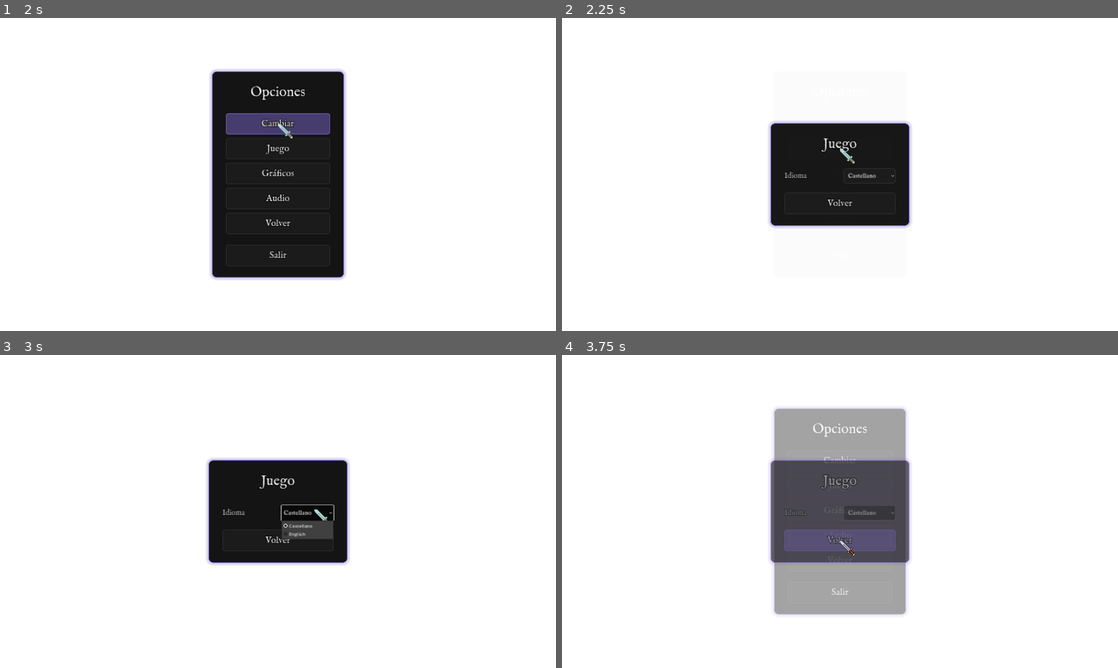
Above: before the commit, frames 1-4 (two rows, left to right).
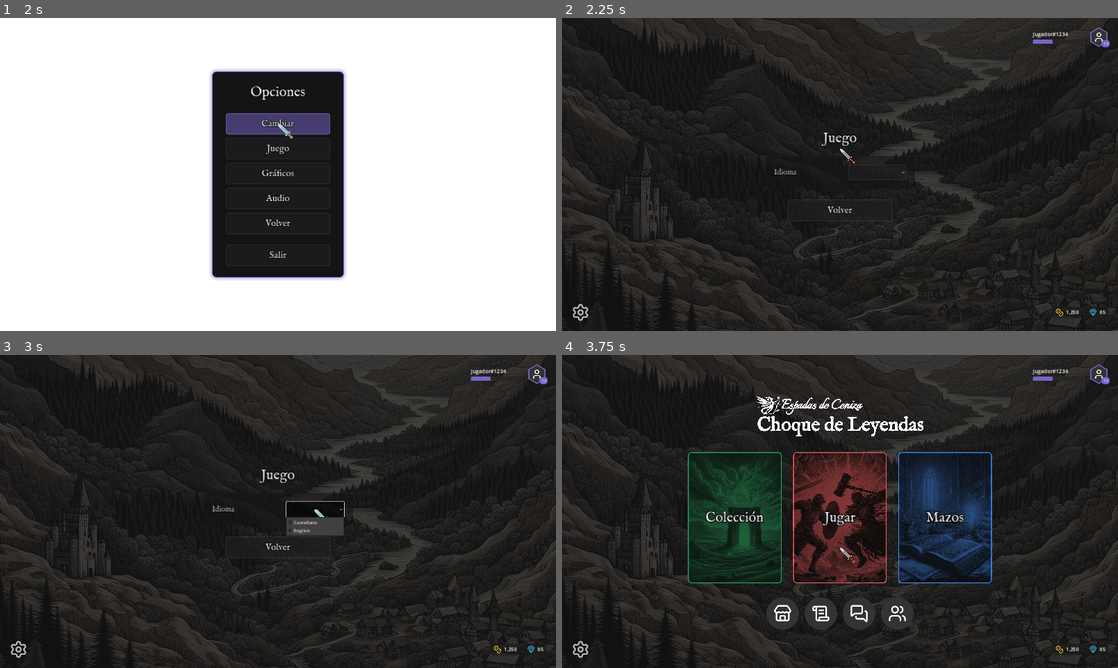
Above: after the commit, the same moments.

Repository: Bildurre/choque_de_leyendas_vg
Game: Godot game, scene res://screens/main_menu/main_menu_desktop.tscn
Same seed, same stepped clock (60 frames per second), same inputs: the game is played once before the commit and once after it.
Inputs (mouse positions are in pixels of both pictures, inside the frame that each line leads up to):
- Up to frame 1 (2 s): click (16, 312) at 0.5 s; click "Cambiar" at 1.25 s
- Up to frame 2 (2.25 s): click "Juego" at 2 s
- Up to frame 3 (3 s): click (316, 508) at 2.77 s
- Up to frame 4 (3.75 s): click "Volver" at 3.5 s

Frame 1 is identical in both runs. In frame 2, 93% of the frame differs, in the area x 0-100%, y 0-100%; in frame 3, 93%; in frame 4, 99%.

Commit message:
Replace game settings modal with full screen scene
- New screens/settings/ with game_settings_desktop.tscn replicating
  the main menu template (top bar, bottom bar, background)
- Middle section: table-style options (Idioma → Castellano/English)
- SettingsModal "Juego" now does change_scene_to_file instead of subpage
- BackButton / ESC / gear icon returns to main menu
- Deleted old modal-style game_settings_page.gd

https://claude.ai/code/session_0176j4sJi8nNgewyZfevnuDY

Diff:
--- /dev/null
+++ b/screens/settings/game_settings.gd
@@ -0,0 +1,70 @@
+## Pantalla de opciones de Juego.
+## Muestra opciones de configuracion del juego en formato tabla.
+extends Control
+
+const MAIN_MENU_SCENE := "res://screens/main_menu/main_menu_desktop.tscn"
+
+
+func _ready() -> void:
+	%BackButton.pressed.connect(_on_back_pressed)
+	%LanguageSelector.item_selected.connect(_on_language_changed)
+	%SettingsButton.pressed.connect(_on_back_pressed)
+
+	_style_option_button(%LanguageSelector)
+	_style_options_panel()
+
+
+func _unhandled_input(event: InputEvent) -> void:
+	if event.is_action_pressed("ui_cancel"):
+		_on_back_pressed()
+		get_viewport().set_input_as_handled()
+
+
+func _on_back_pressed() -> void:
+	get_tree().change_scene_to_file(MAIN_MENU_SCENE)
+
+
+func _on_language_changed(index: int) -> void:
+	match index:
+		0:
+			TranslationServer.set_locale("es")
+		1:
+			TranslationServer.set_locale("en")
+
+
+func _style_options_panel() -> void:
+	var panel := get_node("Layout/MiddleSection/ContentColumn/OptionsPanel") as PanelContainer
+	var style := StyleBoxFlat.new()
+	style.bg_color = Color(0.08, 0.08, 0.08, 0.6)
+	style.set_corner_radius_all(12)
+	style.border_color = Color(GameColors.COLOR_PURPLE, 0.3)
+	style.set_border_width_all(1)
+	style.content_margin_left = 32.0
+	style.content_margin_right = 32.0
+	style.content_margin_top = 20.0
+	style.content_margin_bottom = 20.0
+	panel.add_theme_stylebox_override("panel", style)
+
+
+func _style_option_button(btn: OptionButton) -> void:
+	var normal := StyleBoxFlat.new()
+	normal.bg_color = Color(0.12, 0.12, 0.12, 0.7)
+	normal.set_corner_radius_all(8)
+	normal.border_color = Color(0.3, 0.3, 0.3, 0.4)
+	normal.set_border_width_all(2)
+	normal.content_margin_left = 16.0
+	normal.content_margin_right = 16.0
+	normal.content_margin_top = 10.0
+	normal.content_margin_bottom = 10.0
+	btn.add_theme_stylebox_override("normal", normal)
+
+	var hover := StyleBoxFlat.new()
+	hover.bg_color = Color(0.478, 0.392, 0.784, 0.3)
+	hover.set_corner_radius_all(8)
+	hover.border_color = Color(0.478, 0.392, 0.784, 0.6)
+	hover.set_border_width_all(2)
+	hover.content_margin_left = 16.0
+	hover.content_margin_right = 16.0
+	hover.content_margin_top = 10.0
+	hover.content_margin_bottom = 10.0
+	btn.add_theme_stylebox_override("hover", hover)
--- /dev/null
+++ b/screens/settings/game_settings_desktop.tscn
@@ -0,0 +1,329 @@
+[gd_scene load_steps=17 format=3]
+
+[ext_resource type="Script" path="res://screens/settings/game_settings.gd" id="1_gs"]
+[ext_resource type="Script" path="res://ui/components/buttons/menu_option_button.gd" id="2_mob"]
+[ext_resource type="Script" path="res://ui/components/buttons/settings_button.gd" id="3_sb"]
+[ext_resource type="Texture2D" path="res://assets/icons/placeholder/settings.svg" id="8_settings"]
+[ext_resource type="Texture2D" path="res://assets/backgrounds/home.jpeg" id="9_bg"]
+[ext_resource type="Script" path="res://ui/components/top_bar/hex_profile_button.gd" id="10_hex"]
+[ext_resource type="Texture2D" path="res://assets/icons/placeholder/user.svg" id="11_user"]
+[ext_resource type="Texture2D" path="res://assets/icons/placeholder/coins.svg" id="12_coins"]
+[ext_resource type="Texture2D" path="res://assets/icons/placeholder/gem.svg" id="13_gem"]
+[ext_resource type="FontFile" path="res://assets/fonts/imfellenglish/IMFellEnglish-Regular.ttf" id="14_font"]
+
+[sub_resource type="StyleBoxFlat" id="StyleBoxFlat_currbox"]
+bg_color = Color(0.1, 0.1, 0.1, 0.6)
+corner_radius_top_left = 8
+corner_radius_top_right = 8
+corner_radius_bottom_right = 8
+corner_radius_bottom_left = 8
+content_margin_left = 12.0
+content_margin_top = 6.0
+content_margin_right = 12.0
+content_margin_bottom = 6.0
+
+[sub_resource type="StyleBoxFlat" id="StyleBoxFlat_xpfill"]
+bg_color = Color(0.478, 0.392, 0.784, 1)
+corner_radius_top_left = 4
+corner_radius_top_right = 4
+corner_radius_bottom_right = 4
+corner_radius_bottom_left = 4
+
+[sub_resource type="StyleBoxFlat" id="StyleBoxFlat_xpbg"]
+bg_color = Color(0.15, 0.15, 0.15, 1)
+corner_radius_top_left = 4
+corner_radius_top_right = 4
+corner_radius_bottom_right = 4
+corner_radius_bottom_left = 4
+
+[sub_resource type="StyleBoxFlat" id="StyleBoxFlat_topbar"]
+bg_color = Color(0.0, 0.0, 0.0, 0.0)
+content_margin_left = 32.0
+content_margin_top = 32.0
+content_margin_right = 32.0
+content_margin_bottom = 8.0
+
+[sub_resource type="StyleBoxFlat" id="StyleBoxFlat_bottombar"]
+bg_color = Color(0.0, 0.0, 0.0, 0.0)
+content_margin_left = 32.0
+content_margin_top = 8.0
+content_margin_right = 32.0
+content_margin_bottom = 32.0
+
+[sub_resource type="StyleBoxFlat" id="StyleBoxFlat_lvlbadge"]
+bg_color = Color(0.478, 0.392, 0.784, 1)
+corner_radius_top_left = 14
+corner_radius_top_right = 14
+corner_radius_bottom_right = 14
+corner_radius_bottom_left = 14
+content_margin_left = 5.0
+content_margin_top = 2.0
+content_margin_right = 5.0
+content_margin_bottom = 2.0
+
+[node name="GameSettings" type="Control"]
+layout_mode = 3
+anchors_preset = 15
+anchor_right = 1.0
+anchor_bottom = 1.0
+grow_horizontal = 2
+grow_vertical = 2
+script = ExtResource("1_gs")
+
+[node name="Background" type="ColorRect" parent="."]
+layout_mode = 1
+anchors_preset = 15
+anchor_right = 1.0
+anchor_bottom = 1.0
+grow_horizontal = 2
+grow_vertical = 2
+color = Color(0.102, 0.102, 0.102, 1)
+
+[node name="BackgroundImage" type="TextureRect" parent="."]
+layout_mode = 1
+anchors_preset = 15
+anchor_right = 1.0
+anchor_bottom = 1.0
+grow_horizontal = 2
+grow_vertical = 2
+texture = ExtResource("9_bg")
+expand_mode = 1
+stretch_mode = 6
+modulate = Color(0.55, 0.55, 0.55, 0.35)
+
+[node name="Layout" type="VBoxContainer" parent="."]
+layout_mode = 1
+anchors_preset = 15
+anchor_right = 1.0
+anchor_bottom = 1.0
+grow_horizontal = 2
+grow_vertical = 2
+
+[node name="TopSection" type="PanelContainer" parent="Layout"]
+layout_mode = 2
+theme_override_styles/panel = SubResource("StyleBoxFlat_topbar")
+
+[node name="TopBar" type="HBoxContainer" parent="Layout/TopSection"]
+layout_mode = 2
+
+[node name="Spacer" type="Control" parent="Layout/TopSection/TopBar"]
+layout_mode = 2
+size_flags_horizontal = 3
+
+[node name="ProfileArea" type="HBoxContainer" parent="Layout/TopSection/TopBar"]
+layout_mode = 2
+size_flags_vertical = 4
+theme_override_constants/separation = 14
+
+[node name="UserInfo" type="VBoxContainer" parent="Layout/TopSection/TopBar/ProfileArea"]
+layout_mode = 2
+size_flags_vertical = 4
+theme_override_constants/separation = 4
+
+[node name="Username" type="Label" parent="Layout/TopSection/TopBar/ProfileArea/UserInfo"]
+layout_mode = 2
+theme_override_font_sizes/font_size = 18
+text = "Jugador#1234"
+
+[node name="XPBar" type="ProgressBar" parent="Layout/TopSection/TopBar/ProfileArea/UserInfo"]
+layout_mode = 2
+custom_minimum_size = Vector2(180, 14)
+max_value = 120.0
+value = 46.0
+show_percentage = false
+tooltip_text = "46 / 120 XP"
+theme_override_styles/fill = SubResource("StyleBoxFlat_xpfill")
+theme_override_styles/background = SubResource("StyleBoxFlat_xpbg")
+
+[node name="ProfileButton" type="Control" parent="Layout/TopSection/TopBar/ProfileArea"]
+layout_mode = 2
+custom_minimum_size = Vector2(68, 68)
+size_flags_vertical = 4
+script = ExtResource("10_hex")
+
+[node name="UserIcon" type="TextureRect" parent="Layout/TopSection/TopBar/ProfileArea/ProfileButton"]
+layout_mode = 1
+anchors_preset = 15
+anchor_right = 1.0
+anchor_bottom = 1.0
+offset_left = 15.0
+offset_top = 15.0
+offset_right = -15.0
+offset_bottom = -15.0
+grow_horizontal = 2
+grow_vertical = 2
+texture = ExtResource("11_user")
+expand_mode = 1
+stretch_mode = 5
+mouse_filter = 2
+
+[node name="LevelBadge" type="PanelContainer" parent="Layout/TopSection/TopBar/ProfileArea/ProfileButton"]
+layout_mode = 1
+anchors_preset = 0
+offset_left = 42.0
+offset_top = 44.0
+offset_right = 72.0
+offset_bottom = 68.0
+mouse_filter = 2
+theme_override_styles/panel = SubResource("StyleBoxFlat_lvlbadge")
+
+[node name="LevelLabel" type="Label" parent="Layout/TopSection/TopBar/ProfileArea/ProfileButton/LevelBadge"]
+layout_mode = 2
+theme_override_font_sizes/font_size = 12
+text = "12"
+horizontal_alignment = 1
+vertical_alignment = 1
+
+[node name="MiddleSection" type="MarginContainer" parent="Layout"]
+layout_mode = 2
+size_flags_vertical = 3
+theme_override_constants/margin_left = 64
+theme_override_constants/margin_top = 24
+theme_override_constants/margin_right = 64
+theme_override_constants/margin_bottom = 24
+
+[node name="ContentColumn" type="VBoxContainer" parent="Layout/MiddleSection"]
+layout_mode = 2
+alignment = 1
+
+[node name="Title" type="Label" parent="Layout/MiddleSection/ContentColumn"]
+layout_mode = 2
+theme_override_fonts/font = ExtResource("14_font")
+theme_override_font_sizes/font_size = 48
+theme_override_colors/font_color = Color(0.98, 0.98, 0.98, 1)
+theme_override_colors/font_outline_color = Color(0, 0, 0, 1)
+theme_override_constants/outline_size = 10
+text = "Juego"
+horizontal_alignment = 1
+
+[node name="TitleSpacer" type="Control" parent="Layout/MiddleSection/ContentColumn"]
+layout_mode = 2
+custom_minimum_size = Vector2(0, 20)
+
+[node name="OptionsPanel" type="PanelContainer" parent="Layout/MiddleSection/ContentColumn"]
+layout_mode = 2
+size_flags_horizontal = 4
+custom_minimum_size = Vector2(520, 0)
+
+[node name="OptionsVBox" type="VBoxContainer" parent="Layout/MiddleSection/ContentColumn/OptionsPanel"]
+layout_mode = 2
+theme_override_constants/separation = 0
+
+[node name="SectionSpacer" type="Control" parent="Layout/MiddleSection/ContentColumn/OptionsPanel/OptionsVBox"]
+layout_mode = 2
+custom_minimum_size = Vector2(0, 12)
+
+[node name="LanguageRow" type="HBoxContainer" parent="Layout/MiddleSection/ContentColumn/OptionsPanel/OptionsVBox"]
+layout_mode = 2
+
+[node name="LanguageLabel" type="Label" parent="Layout/MiddleSection/ContentColumn/OptionsPanel/OptionsVBox/LanguageRow"]
+layout_mode = 2
+size_flags_horizontal = 3
+theme_override_fonts/font = ExtResource("14_font")
+theme_override_font_sizes/font_size = 26
+theme_override_colors/font_color = Color(0.816, 0.816, 0.816, 1)
+theme_override_colors/font_outline_color = Color(0, 0, 0, 1)
+theme_override_constants/outline_size = 6
+text = "Idioma"
+vertical_alignment = 1
+
+[node name="LanguageSelector" type="OptionButton" parent="Layout/MiddleSection/ContentColumn/OptionsPanel/OptionsVBox/LanguageRow"]
+unique_name_in_owner = true
+layout_mode = 2
+size_flags_horizontal = 8
+custom_minimum_size = Vector2(200, 0)
+theme_override_fonts/font = ExtResource("14_font")
+theme_override_font_sizes/font_size = 22
+theme_override_colors/font_color = Color(0.98, 0.98, 0.98, 1)
+mouse_default_cursor_shape = 2
+item_count = 2
+popup/item_0/text = "Castellano"
+popup/item_0/id = 0
+popup/item_1/text = "English"
+popup/item_1/id = 1
+
+[node name="SectionEndSpacer" type="Control" parent="Layout/MiddleSection/ContentColumn/OptionsPanel/OptionsVBox"]
+layout_mode = 2
+custom_minimum_size = Vector2(0, 12)
+
+[node name="BackSpacer" type="Control" parent="Layout/MiddleSection/ContentColumn"]
+layout_mode = 2
+custom_minimum_size = Vector2(0, 28)
+
+[node name="BackButton" type="Button" parent="Layout/MiddleSection/ContentColumn"]
+unique_name_in_owner = true
+layout_mode = 2
+size_flags_horizontal = 4
+text = "Volver"
+script = ExtResource("2_mob")
+
+[node name="SettingsBar" type="PanelContainer" parent="Layout"]
+layout_mode = 2
+theme_override_styles/panel = SubResource("StyleBoxFlat_bottombar")
+
+[node name="Content" type="HBoxContainer" parent="Layout/SettingsBar"]
+layout_mode = 2
+alignment = 0
+
+[node name="SettingsButton" type="TextureButton" parent="Layout/SettingsBar/Content"]
+unique_name_in_owner = true
+layout_mode = 2
+tooltip_text = "MAIN_MENU_SETTINGS"
+texture_normal = ExtResource("8_settings")
+stretch_mode = 5
+script = ExtResource("3_sb")
+
+[node name="BottomSpacer" type="Control" parent="Layout/SettingsBar/Content"]
+layout_mode = 2
+size_flags_horizontal = 3
+
+[node name="Currencies" type="HBoxContainer" parent="Layout/SettingsBar/Content"]
+layout_mode = 2
+size_flags_vertical = 4
+theme_override_constants/separation = 12
+
+[node name="CoinBox" type="PanelContainer" parent="Layout/SettingsBar/Content/Currencies"]
+layout_mode = 2
+theme_override_styles/panel = SubResource("StyleBoxFlat_currbox")
+
+[node name="CoinsContainer" type="HBoxContainer" parent="Layout/SettingsBar/Content/Currencies/CoinBox"]
+layout_mode = 2
+theme_override_constants/separation = 8
+
+[node name="CoinIcon" type="TextureRect" parent="Layout/SettingsBar/Content/Currencies/CoinBox/CoinsContainer"]
+layout_mode = 2
+custom_minimum_size = Vector2(28, 28)
+size_flags_vertical = 4
+texture = ExtResource("12_coins")
+expand_mode = 1
+stretch_mode = 5
+modulate = Color(0.94, 0.76, 0.22, 1)
+
+[node name="CoinAmount" type="Label" parent="Layout/SettingsBar/Content/Currencies/CoinBox/CoinsContainer"]
+layout_mode = 2
+size_flags_vertical = 4
+theme_override_font_sizes/font_size = 17
+text = "1,250"
+
+[node name="GemBox" type="PanelContainer" parent="Layout/SettingsBar/Content/Currencies"]
+layout_mode = 2
+theme_override_styles/panel = SubResource("StyleBoxFlat_currbox")
+
+[node name="GemsContainer" type="HBoxContainer" parent="Layout/SettingsBar/Content/Currencies/GemBox"]
+layout_mode = 2
+theme_override_constants/separation = 8
+
+[node name="GemIcon" type="TextureRect" parent="Layout/SettingsBar/Content/Currencies/GemBox/GemsContainer"]
+layout_mode = 2
+custom_minimum_size = Vector2(28, 28)
+size_flags_vertical = 4
+texture = ExtResource("13_gem")
+expand_mode = 1
+stretch_mode = 5
+modulate = Color(0.224, 0.6, 0.804, 1)
+
+[node name="GemAmount" type="Label" parent="Layout/SettingsBar/Content/Currencies/GemBox/GemsContainer"]
+layout_mode = 2
+size_flags_vertical = 4
+theme_override_font_sizes/font_size = 17
+text = "85"
--- a/ui/components/modals/game_settings_page.gd
+++ /dev/null
@@ -1,231 +0,0 @@
-## Pagina de opciones de Juego.
-## Muestra opciones de configuracion del juego en formato tabla (clave-valor).
-## Se abre desde el SettingsModal al pulsar "Juego".
-class_name GameSettingsPage
-extends CanvasLayer
-
-const BLUR_SHADER_PATH := "res://ui/shaders/blur_overlay.gdshader"
-const FONT_PATH := "res://assets/fonts/imfellenglish/IMFellEnglish-Regular.ttf"
-const FADE_DURATION := 0.25
-
-signal closed
-
-var _backdrop: ColorRect
-var _panel: PanelContainer
-var _tween: Tween
-var _font: Font
-
-
-func _ready() -> void:
-	layer = 51
-	_font = load(FONT_PATH) as Font
-	_build_ui()
-	_fade_in()
-
-
-func _build_ui() -> void:
-	# --- Backdrop con blur ---
-	_backdrop = ColorRect.new()
-	_backdrop.set_anchors_preset(Control.PRESET_FULL_RECT)
-	_backdrop.mouse_filter = Control.MOUSE_FILTER_STOP
-
-	var shader := load(BLUR_SHADER_PATH) as Shader
-	if shader:
-		var mat := ShaderMaterial.new()
-		mat.shader = shader
-		mat.set_shader_parameter("blur_amount", 1.0)
-		mat.set_shader_parameter("overlay_color", Color(0.0, 0.0, 0.0, 0.7))
-		_backdrop.material = mat
-	else:
-		_backdrop.color = Color(0.0, 0.0, 0.0, 0.7)
-
-	_backdrop.gui_input.connect(_on_backdrop_input)
-	add_child(_backdrop)
-
-	# --- Contenedor centrado ---
-	var center := CenterContainer.new()
-	center.set_anchors_preset(Control.PRESET_FULL_RECT)
-	center.mouse_filter = Control.MOUSE_FILTER_IGNORE
-	_backdrop.add_child(center)
-
-	# --- Panel principal ---
-	_panel = PanelContainer.new()
-	_panel.mouse_filter = Control.MOUSE_FILTER_STOP
-	_panel.custom_minimum_size.x = 480.0
-	var panel_style := StyleBoxFlat.new()
-	panel_style.bg_color = Color(0.08, 0.08, 0.08, 1.0)
-	panel_style.set_corner_radius_all(16)
-	panel_style.border_color = GameColors.COLOR_PURPLE
-	panel_style.set_border_width_all(2)
-	panel_style.shadow_color = Color(GameColors.COLOR_PURPLE, 0.4)
-	panel_style.shadow_size = 12
-	panel_style.content_margin_left = 48.0
-	panel_style.content_margin_right = 48.0
-	panel_style.content_margin_top = 40.0
-	panel_style.content_margin_bottom = 40.0
-	_panel.add_theme_stylebox_override("panel", panel_style)
-	center.add_child(_panel)
-
-	# --- Columna principal ---
-	var vbox := VBoxContainer.new()
-	vbox.add_theme_constant_override("separation", 0)
-	_panel.add_child(vbox)
-
-	# --- Titulo ---
-	var title := Label.new()
-	title.text = "Juego"
-	title.horizontal_alignment = HORIZONTAL_ALIGNMENT_CENTER
-	if _font:
-		title.add_theme_font_override("font", _font)
-	title.add_theme_font_size_override("font_size", 48)
-	title.add_theme_color_override("font_color", GameColors.COLOR_TEXT_LIGHT)
-	title.add_theme_color_override("font_outline_color", Color.BLACK)
-	title.add_theme_constant_override("outline_size", 10)
-	vbox.add_child(title)
-
-	# Separador bajo titulo
-	var title_spacer := Control.new()
-	title_spacer.custom_minimum_size.y = 28.0
-	vbox.add_child(title_spacer)
-
-	# --- Seccion: General ---
-	_add_section(vbox)
-
-	# Opcion: Idioma
-	var lang_row := _create_option_row("Idioma", _create_language_selector())
-	vbox.add_child(lang_row)
-
-	# Espacio antes del boton volver
-	var bottom_spacer := Control.new()
-	bottom_spacer.custom_minimum_size.y = 32.0
-	vbox.add_child(bottom_spacer)
-
-	# --- Boton Volver ---
-	var back_btn := Button.new()
-	back_btn.text = "Volver"
-	back_btn.script = load("res://ui/components/buttons/menu_option_button.gd")
-	back_btn.pressed.connect(_close)
-	vbox.add_child(back_btn)
-
-
-func _add_section(parent: VBoxContainer) -> void:
-	# Linea separadora sutil entre secciones
-	var sep := HSeparator.new()
-	var sep_style := StyleBoxFlat.new()
-	sep_style.bg_color = Color(GameColors.COLOR_PURPLE, 0.3)
-	sep_style.content_margin_top = 1.0
-	sep_style.content_margin_bottom = 1.0
-	sep.add_theme_stylebox_override("separator", sep_style)
-	parent.add_child(sep)
-
-	var spacer := Control.new()
-	spacer.custom_minimum_size.y = 20.0
-	parent.add_child(spacer)
-
-
-func _create_option_row(label_text: String, control: Control) -> HBoxContainer:
-	var row := HBoxContainer.new()
-	row.alignment = BoxContainer.ALIGNMENT_CENTER
-
-	# Label izquierda
-	var label := Label.new()
-	label.text = label_text
-	label.size_flags_horizontal = Control.SIZE_EXPAND_FILL
-	if _font:
-		label.add_theme_font_override("font", _font)
-	label.add_theme_font_size_override("font_size", 26)
-	label.add_theme_color_override("font_color", GameColors.COLOR_TEXT_LIGHT_DIM)
-	label.add_theme_color_override("font_outline_color", Color.BLACK)
-	label.add_theme_constant_override("outline_size", 6)
-	row.add_child(label)
-
-	# Control derecha
-	control.size_flags_horizontal = Control.SIZE_SHRINK_END
-	row.add_child(control)
-
-	return row
-
-
-func _create_language_selector() -> OptionButton:
-	var selector := OptionButton.new()
-	selector.custom_minimum_size.x = 180.0
-	selector.add_item("Castellano", 0)
-	selector.add_item("English", 1)
-	selector.selected = 0
-
-	# Estilo del selector
-	var normal_style := StyleBoxFlat.new()
-	normal_style.bg_color = Color(0.12, 0.12, 0.12, 0.7)
-	normal_style.set_corner_radius_all(8)
-	normal_style.border_color = Color(0.3, 0.3, 0.3, 0.4)
-	normal_style.set_border_width_all(2)
-	normal_style.content_margin_left = 16.0
-	normal_style.content_margin_right = 16.0
-	normal_style.content_margin_top = 10.0
-	normal_style.content_margin_bottom = 10.0
-	selector.add_theme_stylebox_override("normal", normal_style)
-
-	var hover_style := StyleBoxFlat.new()
-	hover_style.bg_color = Color(0.478, 0.392, 0.784, 0.3)
-	hover_style.set_corner_radius_all(8)
-	hover_style.border_color = Color(0.478, 0.392, 0.784, 0.6)
-	hover_style.set_border_width_all(2)
-	hover_style.content_margin_left = 16.0
-	hover_style.content_margin_right = 16.0
-	hover_style.content_margin_top = 10.0
-	hover_style.content_margin_bottom = 10.0
-	selector.add_theme_stylebox_override("hover", hover_style)
-
-	if _font:
-		selector.add_theme_font_override("font", _font)
-	selector.add_theme_font_size_override("font_size", 22)
-	selector.add_theme_color_override("font_color", GameColors.COLOR_TEXT_LIGHT)
-	selector.add_theme_color_override("font_hover_color", Color.WHITE)
-	selector.mouse_default_cursor_shape = Control.CURSOR_POINTING_HAND
-
-	selector.item_selected.connect(_on_language_changed)
-	return selector
-
-
-func _on_language_changed(index: int) -> void:
-	match index:
-		0:
-			TranslationServer.set_locale("es")
-			print("[GameSettings] Idioma: Castellano")
-		1:
-			TranslationServer.set_locale("en")
-			print("[GameSettings] Idioma: English")
-
-
-func _on_backdrop_input(event: InputEvent) -> void:
-	if event is InputEventMouseButton and event.pressed:
-		_close()
-
-
-func _unhandled_input(event: InputEvent) -> void:
-	if event.is_action_pressed("ui_cancel"):
-		_close()
-		get_viewport().set_input_as_handled()
-
-
-func _close() -> void:
-	if _tween and _tween.is_running():
-		return
-	_fade_out()
-
-
-func _fade_in() -> void:
-	_backdrop.modulate = Color(1, 1, 1, 0)
-	_tween = create_tween().set_ease(Tween.EASE_OUT).set_trans(Tween.TRANS_CUBIC)
-	_tween.tween_property(_backdrop, "modulate:a", 1.0, FADE_DURATION)
-
-
-func _fade_out() -> void:
-	_tween = create_tween().set_ease(Tween.EASE_IN).set_trans(Tween.TRANS_CUBIC)
-	_tween.tween_property(_backdrop, "modulate:a", 0.0, FADE_DURATION)
-	_tween.tween_callback(_on_fade_out_done)
-
-
-func _on_fade_out_done() -> void:
-	closed.emit()
-	queue_free()
--- a/ui/components/modals/settings_modal.gd
+++ b/ui/components/modals/settings_modal.gd
@@ -5,6 +5,7 @@
 extends CanvasLayer
 
 const BLUR_SHADER_PATH := "res://ui/shaders/blur_overlay.gdshader"
+const GAME_SETTINGS_SCENE := "res://screens/settings/game_settings_desktop.tscn"
 const FADE_DURATION := 0.25
 const BUTTON_SEPARATION := 12
 
@@ -14,7 +15,6 @@
 var _backdrop: ColorRect
 var _panel: PanelContainer
 var _tween: Tween
-var _subpage: Node
 
 ## Nombres de los botones del menu.
 var _button_labels := ["Cambiar", "Juego", "Gráficos", "Audio", "Volver", "Salir"]
@@ -110,25 +110,13 @@
 		"Cambiar":
 			print("[SettingsModal] Cambiar pressed")
 		"Juego":
-			_open_subpage(GameSettingsPage.new())
+			get_tree().change_scene_to_file(GAME_SETTINGS_SCENE)
 		"Volver":
 			_close()
 		"Salir":
 			get_tree().quit()
 		_:
 			print("[SettingsModal] %s pressed" % label_text)
-
-
-func _open_subpage(page: CanvasLayer) -> void:
-	if _subpage:
-		return
-	_subpage = page
-	_subpage.closed.connect(_on_subpage_closed)
-	add_child(_subpage)
-
-
-func _on_subpage_closed() -> void:
-	_subpage = null
 
 
 func _on_backdrop_input(event: InputEvent) -> void:
